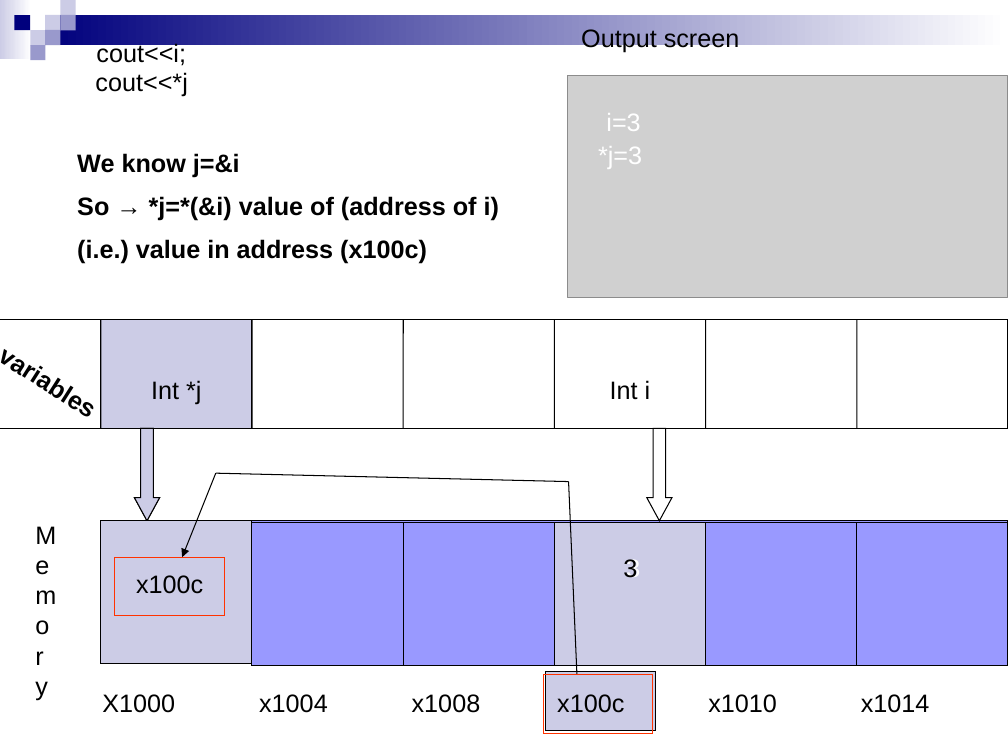
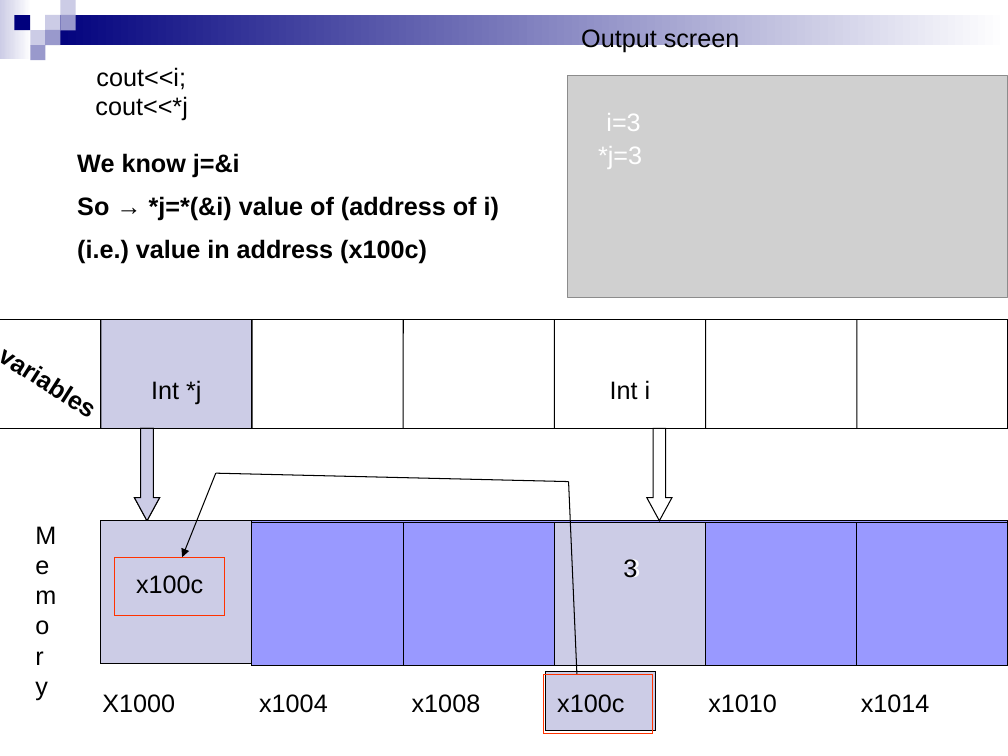
Before and after one commit to Emadalsuwat/emadalsuwat.github.io, a slide deck: slide 17 of DataStructure/Lecture3.pptx. Drawn at 1008x756 pixels with LibreOffice and Linux fonts; fonts in the diff are those of the drawing; grey boxes stand for pictures. Boxes give left, top, right and bottom in pixels: in the first picture for what was removed or moved away, otherwise in the second. Text is boxed around its words. In the diff, an @@ line names an element or a change of style, - is before the commit and + after.

```diff
--- a/DataStructure/Lecture3.pptx
+++ b/DataStructure/Lecture3.pptx
@@ text "cout<<i;": place and size @@
-text "cout<<i;" at <box>96,42,186,66</box>
+text "cout<<i;" at <box>96,67,186,90</box>
@@ text "cout<<*j": place and size @@
-text "cout<<*j" at <box>95,72,187,97</box>
+text "cout<<*j" at <box>95,96,187,121</box>
```
Also in this commit, not shown: 3 other slides changed, 5 other files.
